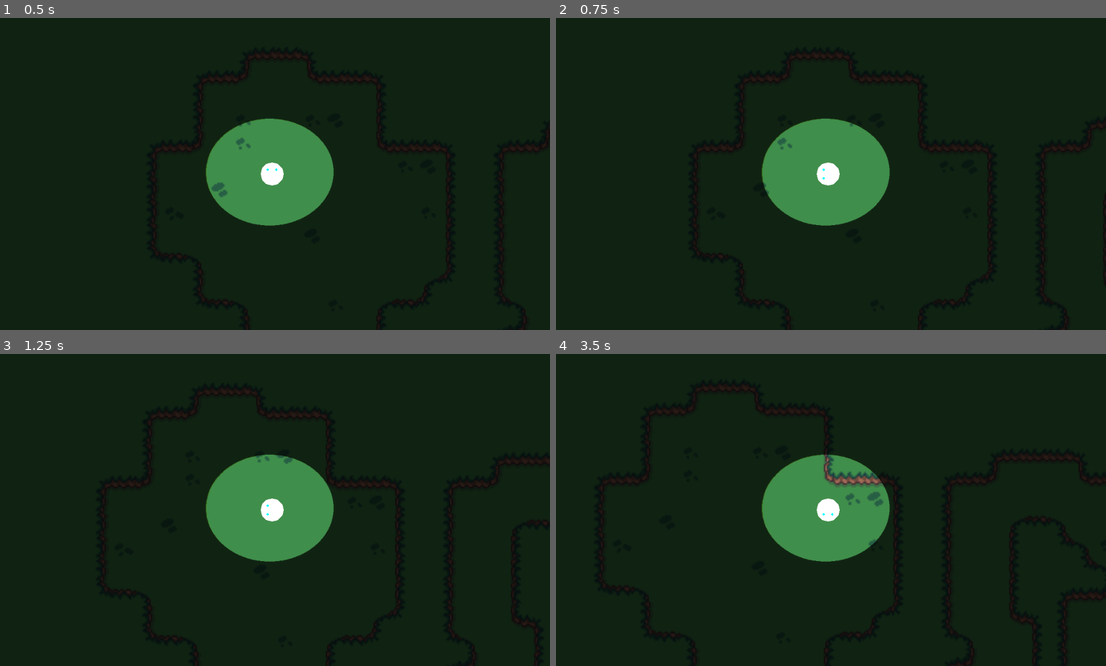
Above: before the commit, frames 1-4 (two rows, left to right).
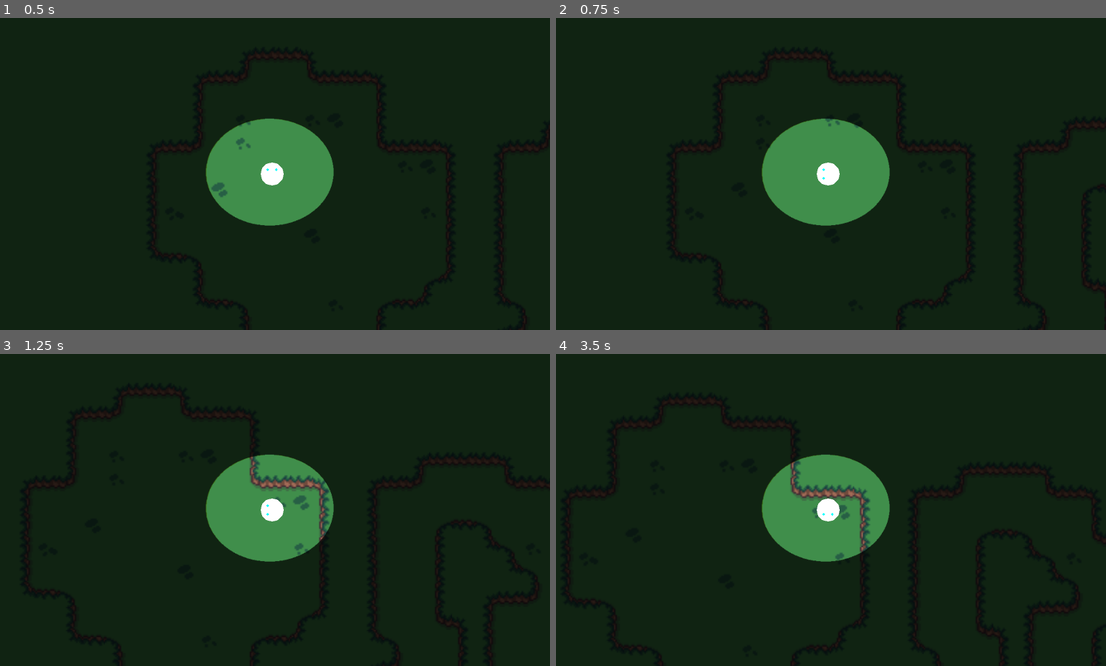
Above: after the commit, the same moments.

Repository: eliasescalante/GJ_godot_2026
Game: Godot game, scene res://src/scenes/world/Level1/level_1.tscn
Two runs of this game, one before a commit and one after it. Both use one fixed random seed, a clock stepped at 60 frames per second and the inputs below. This scene is started directly instead of the project's main scene. Sound files missing from this copy of the repository are replaced by a short silence.
Inputs:
- Up to frame 1 (0.5 s): no input
- Up to frame 2 (0.75 s): tap Enter at 0.5 s; hold Right (ui_right) from 0.53 s (still down)
- Up to frame 3 (1.25 s): keep holding Right (ui_right)
- Up to frame 4 (3.5 s): release Right (ui_right) at 1.28 s; hold Down (ui_down) 1.28-2.03 s; hold Right (ui_right) 2.03-2.78 s; hold Up (ui_up) from 2.78 s (still down)

Frame 1 is identical in both runs. In frame 2, 0.3% of the frame differs, in the area x 21-99%, y 11-100%; in frame 3, 1.2%; in frame 4, 1.7%, in the area x 2-100%, y 12-100%.

Commit message:
sfx ambiante

Diff:
--- a/src/scenes/AudioManager.tscn
+++ b/src/scenes/AudioManager.tscn
@@ -5,9 +5,11 @@
 [ext_resource type="AudioStream" uid="uid://0383t0bj7lbw" path="res://src/assets/audio/sfx/SFX_ambiance_loop.ogg" id="3_bdysg"]
 [ext_resource type="AudioStream" uid="uid://cv0fqo1g5fwba" path="res://src/assets/audio/sfx/SFX_ambiance-night_loop.ogg" id="4_rsaqi"]
 
-[node name="AudioManager" type="Node" unique_id=86731074 node_paths=PackedStringArray("background_mx")]
+[node name="AudioManager" type="Node" unique_id=86731074 node_paths=PackedStringArray("background_mx", "ambiance_day", "ambiance_night")]
 script = ExtResource("1_script")
 background_mx = NodePath("MusicPlayer")
+ambiance_day = NodePath("AmbianceDay")
+ambiance_night = NodePath("AmbianceNight")
 
 [node name="MusicPlayer" type="AudioStreamPlayer" parent="." unique_id=76832562]
 stream = ExtResource("2_0w07p")
--- a/src/scenes/player/player.tscn
+++ b/src/scenes/player/player.tscn
@@ -22,6 +22,7 @@
 
 [node name="Player" type="CharacterBody2D" unique_id=2066801081 groups=["player"]]
 script = ExtResource("1_swhsd")
+SPEED = 50.0
 footstep_audio_freq = 0.4
 
 [node name="Camera2D" type="Camera2D" parent="." unique_id=1097500561]
--- a/src/scenes/world/Level1/level_1.gd
+++ b/src/scenes/world/Level1/level_1.gd
@@ -3,7 +3,9 @@
 
 # Called when the node enters the scene tree for the first time.
 func _ready() -> void:
-	pass # Replace with function body.
+	AudioManager.ambiance_night.play()
+	if AudioManager.ambiance_day.playing:
+		AudioManager.ambiance_day.stop()
 
 
 # Called every frame. 'delta' is the elapsed time since the previous frame.
--- a/src/scenes/world/Level1/level_1.tscn
+++ b/src/scenes/world/Level1/level_1.tscn
@@ -18,8 +18,6 @@
 
 [node name="Player" parent="." unique_id=2066801081 instance=ExtResource("2_35war")]
 position = Vector2(76, 77)
-SPEED = 50.0
-footstep_audio_freq = 1.0
 metadata/_edit_group_ = true
 
 [node name="PointLight2D" type="PointLight2D" parent="Player" unique_id=1926908656]
--- a/src/scenes/world/Level2/Level2.tscn
+++ b/src/scenes/world/Level2/Level2.tscn
@@ -12,7 +12,6 @@
 
 [node name="Player" parent="." unique_id=2066801081 instance=ExtResource("2_qodj0")]
 position = Vector2(1364, 893)
-SPEED = 50.0
 
 [node name="Items" type="Node2D" parent="." unique_id=57820488]
 
--- a/src/scenes/world/Level2/level_2.gd
+++ b/src/scenes/world/Level2/level_2.gd
@@ -3,4 +3,6 @@
 @onready var contenedor_items = $Items
 
 func _ready() -> void:
-	pass
+	AudioManager.ambiance_day.play()
+	if AudioManager.ambiance_night.playing:
+		AudioManager.ambiance_night.stop()
--- a/src/scripts/AudioManager.gd
+++ b/src/scripts/AudioManager.gd
@@ -2,7 +2,8 @@
 
 @export_group("Streamplayer no espaciales")
 @export var background_mx: AudioStreamPlayer
-@export var ambiance_sfx: AudioStreamPlayer
+@export var ambiance_day: AudioStreamPlayer
+@export var ambiance_night: AudioStreamPlayer
 @export var ui_accept_sfx: AudioStreamPlayer
 
 
Not shown, changed: src/assets/audio/sfx/SFX_ambiance-night_loop.ogg.import
